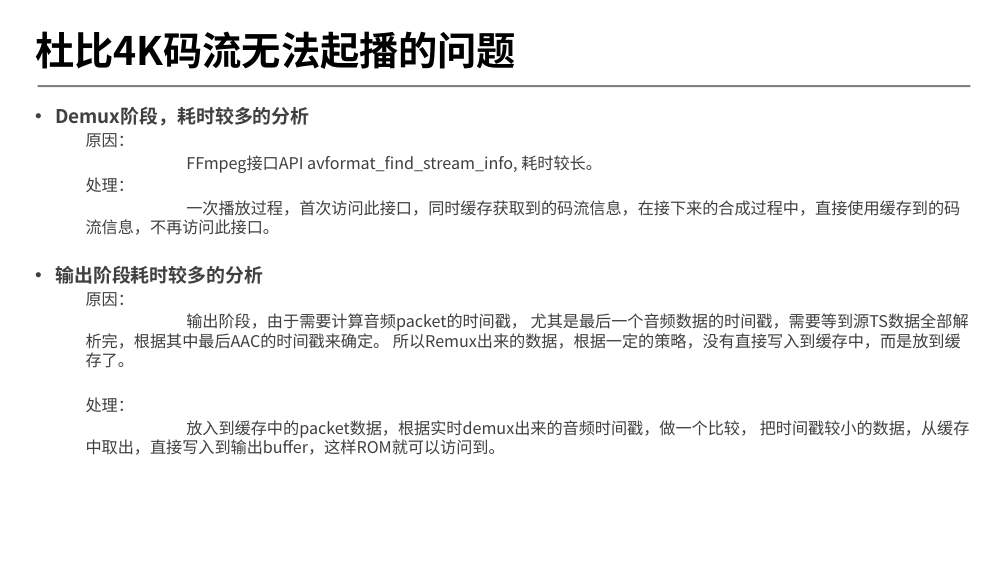
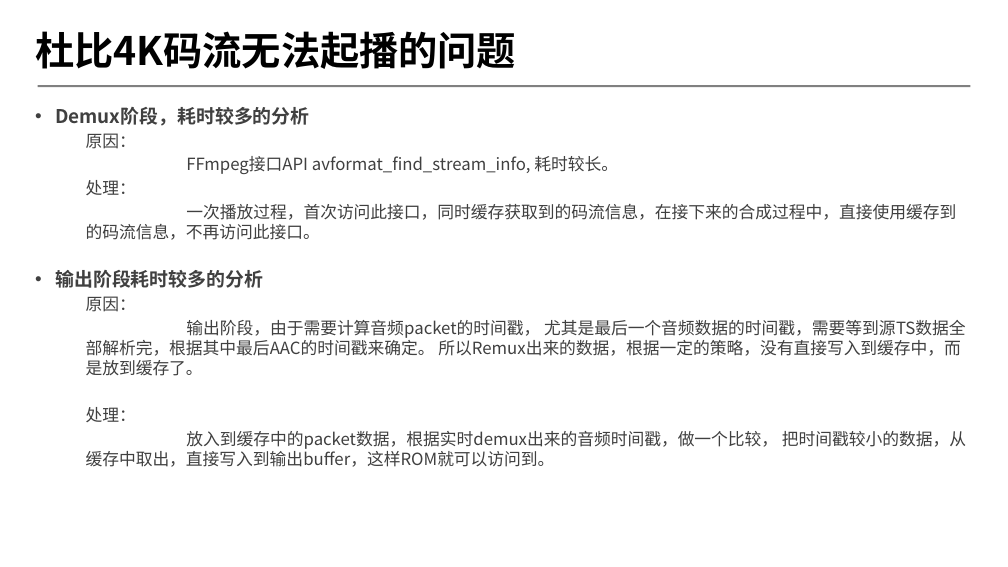
Before and after one commit to byrgyj/Document, a slide deck: slide 7 of ISO_IEC_Document/mpegts/ppt/2018-第四季度季度会报告.pptx. Drawn at 1008x567 pixels with LibreOffice and Linux fonts; fonts in the diff are those of the drawing; background and template pictures are left out. Boxes give left, top, right and bottom in pixels: in the first picture for what was removed or moved away, otherwise in the second. Text is boxed around its words. In the diff, an @@ line names an element or a change of style, - is before the commit and + after.

```diff
--- a/ISO_IEC_Document/mpegts/ppt/2018-第四季度季度会报告.pptx
+++ b/ISO_IEC_Document/mpegts/ppt/2018-第四季度季度会报告.pptx
@@ text at [86,133,966,467]: size 15.3 to 16 pt @@
```
Also in this commit, not shown: 5 other slides changed, 2 slides added.
